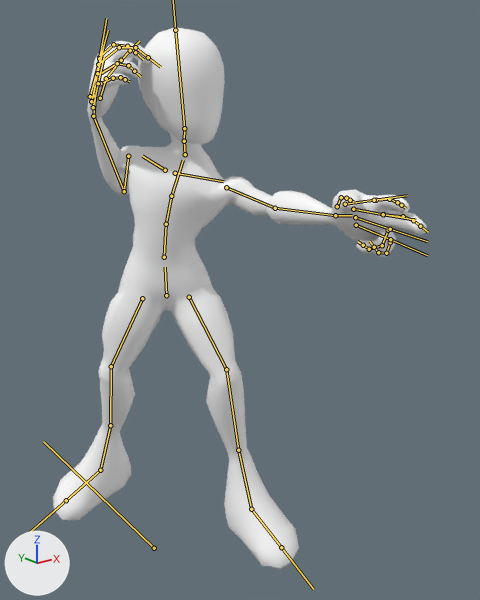
A saved change to the FBX model Assets/Characters/Prototype2/Animations/Impale.fbx.
One viewpoint serves both versions: a 50 mm camera at (-1.17, -2.03, 1.8) aimed at (0.22, -0.29, 1.1). The lights are fixed; the arrows at lower left show +X, +Y and +Z. Both versions are drawn at frame 179 of the action 'rig|rigAction'; the numbers are the values there. The bones that bend it are drawn over the model as lines.

Names of what the first picture shows: 'body_low'.
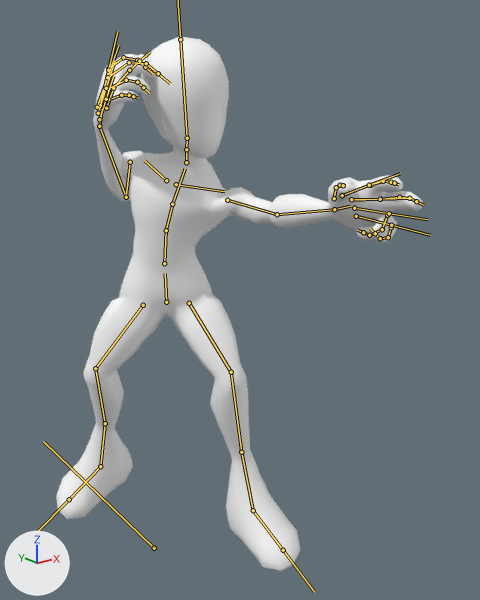
Changed parts and their boxes (x1, y1, x2, y2) in the pictures (480 x 600 px):
'body_low', posed
    before: (53, 27, 427, 570)
    after: (56, 37, 424, 572)
bone 'DEF-spine', root to tip
    before: (166, 295) to (165, 267)
    after: (166, 302) to (165, 273)
bone 'DEF-spine.002', root to tip
    before: (166, 224) to (171, 196)
    after: (166, 230) to (172, 204)
bone 'DEF-spine.003', root to tip
    before: (171, 196) to (183, 160)
    after: (172, 204) to (185, 168)
bone 'DEF-upper_arm.L', root to tip
    before: (226, 187) to (275, 208)
    after: (227, 200) to (277, 214)
bone 'DEF-forearm.L', root to tip
    before: (275, 208) to (335, 215)
    after: (277, 214) to (334, 209)
bone 'DEF-upper_arm.R', root to tip
    before: (128, 156) to (124, 191)
    after: (130, 162) to (126, 197)
bone 'DEF-forearm.R', root to tip
    before: (124, 191) to (93, 116)
    after: (126, 197) to (99, 126)
bone 'DEF-thigh.L', root to tip
    before: (189, 297) to (226, 369)
    after: (189, 303) to (231, 372)
bone 'DEF-shin.L', root to tip
    before: (226, 369) to (238, 450)
    after: (231, 372) to (241, 452)
bone 'DEF-thigh.R', root to tip
    before: (142, 298) to (111, 366)
    after: (143, 305) to (95, 368)
bone 'DEF-shin.R', root to tip
    before: (111, 366) to (110, 425)
    after: (95, 368) to (105, 423)

The edits, one by one:
Bone 'DEF-spine' (bone_def_spine) moves from (0.128, -0.063, 0.036) to (0.128, -0.088, 0.037).
Bone 'DEF-spine.002' (bone_def_spine_002) turns from (3, 11, -7) to (6, 12, -8) degrees about its own x, y and z.
Bone 'DEF-spine.003' (bone_def_spine_003) turns from (-10, -33, -5) to (-6, -33, -6) degrees about its own x, y and z.
Bone 'DEF-upper_arm.L' (bone_def_upper_arm_l) turns from (7, -4, 59) to (10, -7, 70) degrees about its own x, y and z.
Bone 'DEF-forearm.L' (bone_def_forearm_l) turns from (42, -29, -7) to (42, -34, -7) degrees about its own x, y and z.
Bone 'DEF-upper_arm.R' (bone_def_upper_arm_r) turns from (-34, 3, 9) to (-29, 4, 14) degrees about its own x, y and z.
Bone 'DEF-forearm.R' (bone_def_forearm_r) turns from (161, -25, 30) to (160, -22, 25) degrees about its own x, y and z.
Bone 'DEF-thigh.L' (bone_def_thigh_l) turns from (-27, -2, -6) to (-34, -2, -8) degrees about its own x, y and z.
Bone 'DEF-shin.L' (bone_def_shin_l) turns from (37, -27, -16) to (46, -24, -17) degrees about its own x, y and z.
Bone 'DEF-thigh.R' (bone_def_thigh_r) turns from (-4, 1, 17) to (-15, 3, 25) degrees about its own x, y and z.
Bone 'DEF-shin.R' (bone_def_shin_r) turns from (32, 41, 17) to (49, 32, 16) degrees about its own x, y and z.
